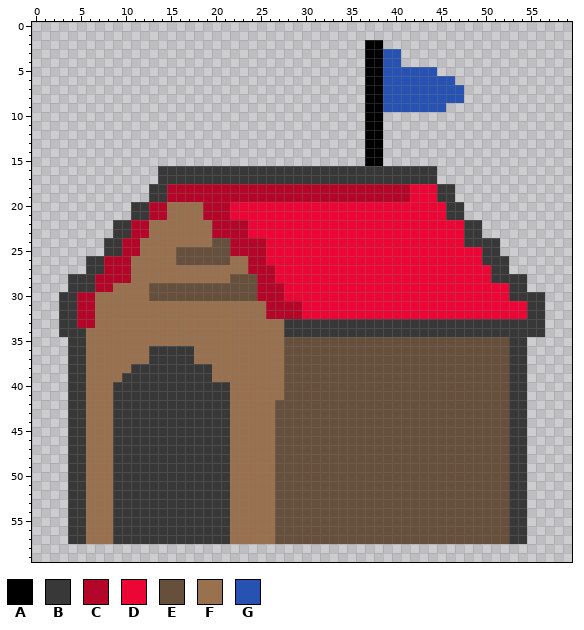
One commit to this pixel-art sprite: img/tower_blue.png. The first picture shows the starting point.
The file is 60x60 pixels.
Palette (. is transparent): A #000000  B #383838  C #b30628  D #ec0636  E #664f3b  F #99714f  G #2752b2
Now the later version:
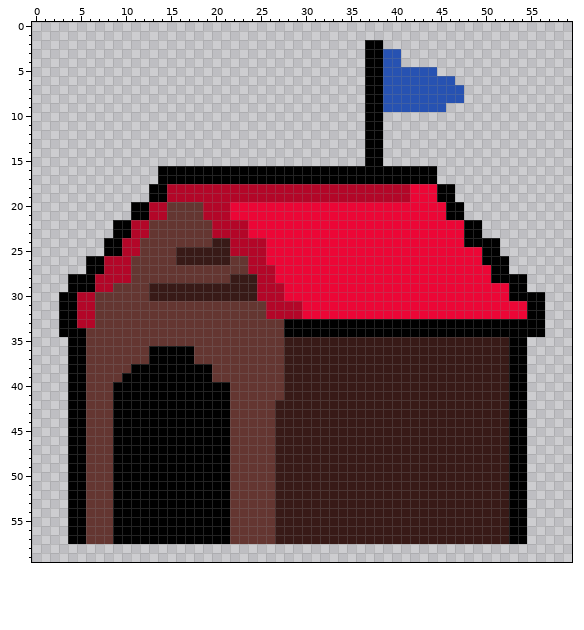
Change:
colour E: #664f3b -> #381a17
colour F: #99714f -> #643631
y 16..17: x 14..44 BBBBBBBBBBBBBBBBBBBBBBBBBBBBBBB -> AAAAAAAAAAAAAAAAAAAAAAAAAAAAAAA
y 18..19: x 13..14 BB -> AA; x 45..46 BB -> AA
y 20..21: x 11..12 BB -> AA; x 46..47 BB -> AA
y 22..23: x 9..10 BB -> AA; x 48..49 BB -> AA
y 24: x 8..9 BB -> AA; x 48..51 BBBB -> AAAA
y 25: x 8..9 BB -> AA; x 50..51 BB -> AA
y 26: x 6..7 BB -> AA; x 50..52 BBB -> AAA
y 27: x 6..7 BB -> AA; x 51..52 BB -> AA
y 28: x 4..6 BBB -> AAA; x 51..54 BBBB -> AAAA
y 29: x 4..6 BBB -> AAA; x 53..54 BB -> AA
y 30: x 3..4 BB -> AA; x 53..56 BBBB -> AAAA
y 31..32: x 3..4 BB -> AA; x 55..56 BB -> AA
y 33: x 3..4 BB -> AA; x 28..56 BBBBBBBBBBBBBBBBBBBBBBBBBBBBB -> AAAAAAAAAAAAAAAAAAAAAAAAAAAAA
y 34: x 3..5 BBB -> AAA; x 28..56 BBBBBBBBBBBBBBBBBBBBBBBBBBBBB -> AAAAAAAAAAAAAAAAAAAAAAAAAAAAA
y 35: x 4..5 BB -> AA; x 53..54 BB -> AA
y 36..37: x 4..5 BB -> AA; x 13..17 BBBBB -> AAAAA; x 53..54 BB -> AA
y 38: x 4..5 BB -> AA; x 11..19 BBBBBBBBB -> AAAAAAAAA; x 53..54 BB -> AA
y 39: x 4..5 BB -> AA; x 10..19 BBBBBBBBBB -> AAAAAAAAAA; x 53..54 BB -> AA
y 40..57: x 4..5 BB -> AA; x 9..21 BBBBBBBBBBBBB -> AAAAAAAAAAAAA; x 53..54 BB -> AA
